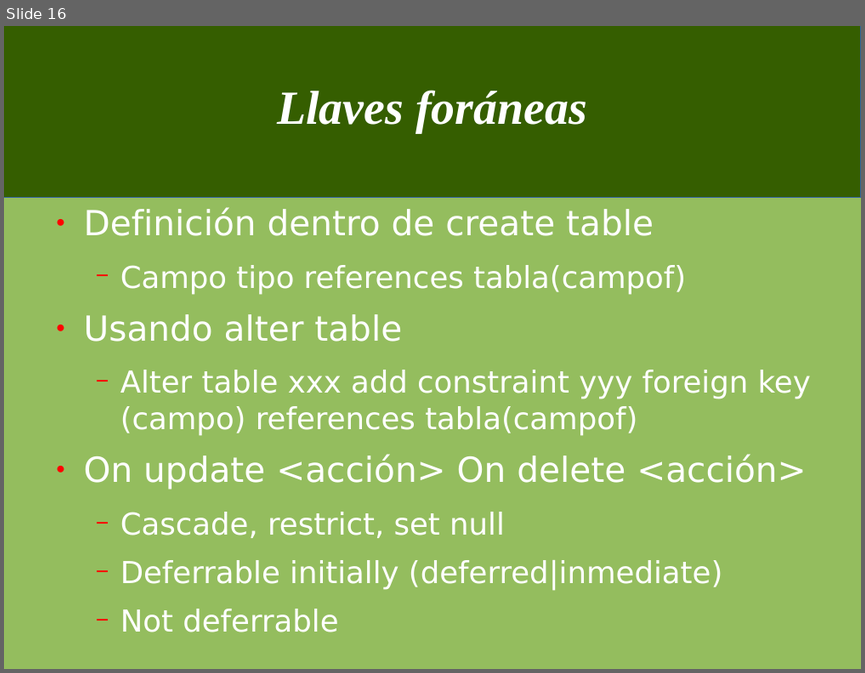
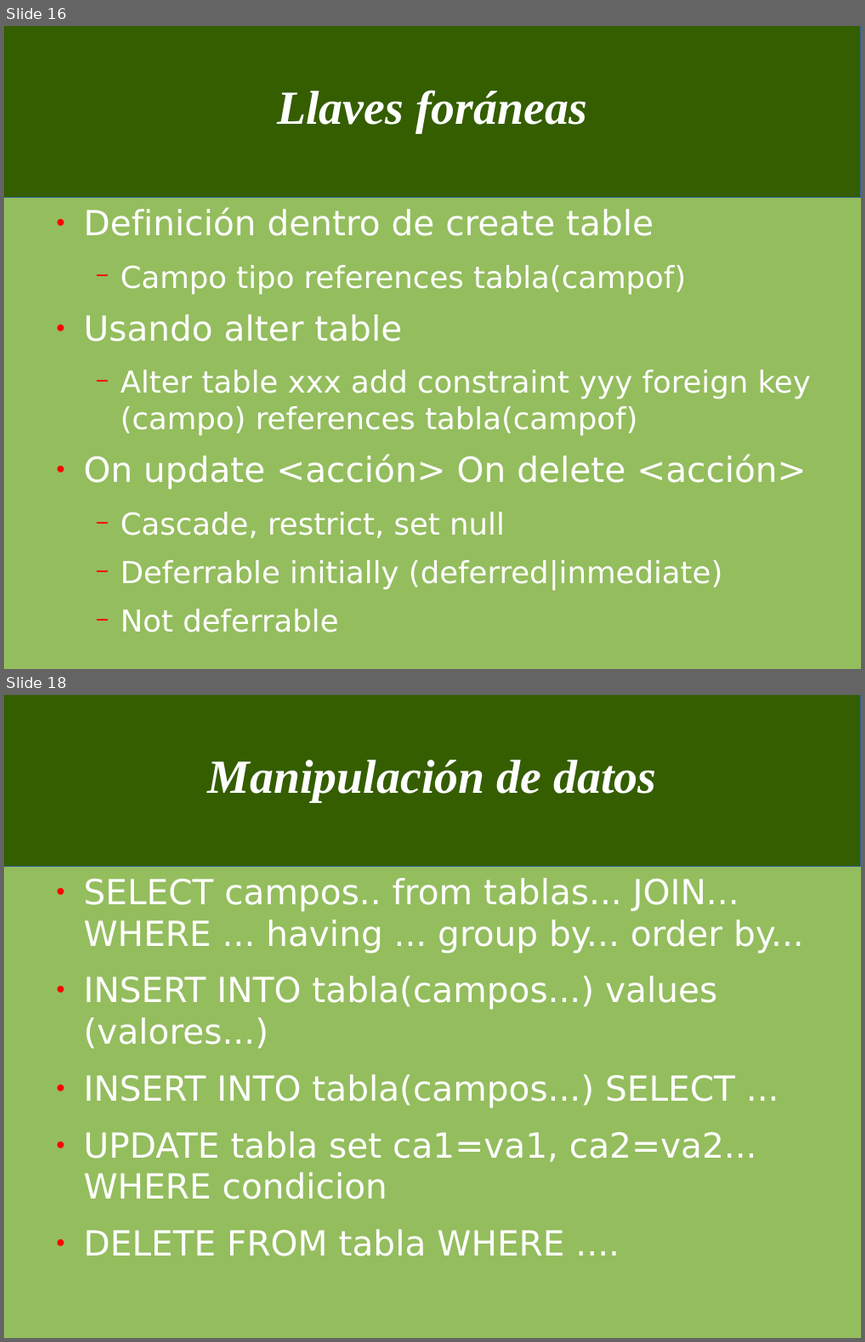
Before and after one commit to jorgeu/curso-postgresql, a slide deck: cursopostgres.odp. Shown one above the other, each under a label of ours: slide 16 before the commit, slides 16 and 18 after it; the slides between them are not shown. The pictures are 865x673 and 865x1342 pixels, drawn with LibreOffice and Linux fonts; fonts in the diff are those of the drawing. Boxes give left, top, right and bottom in pixels: in the first picture for what was removed or moved away, otherwise in the second. Text is boxed around its words. In the diff, an @@ line names an element or a change of style, - is before the commit and + after.

Commit message:
agregado manipulación de datos

```diff
--- a/cursopostgres.odp
+++ b/cursopostgres.odp
@@ slide 18 added at box(4, 695, 861, 1338), background #94BD5E; not listed: 1 template element that a slide beside it also shows @@
@@ title added at box(208, 760, 656, 802), 44 pt, text #FFFFFF, bold, italic @@
+Manipulación de datos
@@ text added at box(84, 878, 804, 1256), 32 pt, text #FFFFFF @@
+● SELECT campos.. from tablas... JOIN... WHERE ... having ... group by... order by...
+● INSERT INTO tabla(campos...) values (valores...)
+● INSERT INTO tabla(campos...) SELECT ...
+● UPDATE tabla set ca1=va1, ca2=va2... WHERE condicion
+● DELETE FROM tabla WHERE ....
```
Also in this commit, not shown: 1 slide changed, 2 other slides added, 1 other file.
